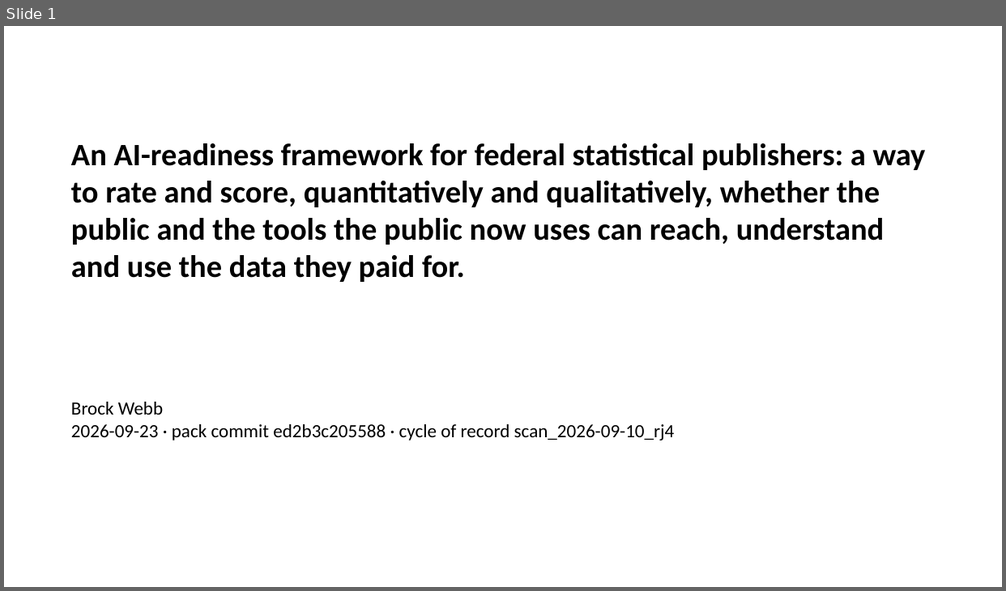
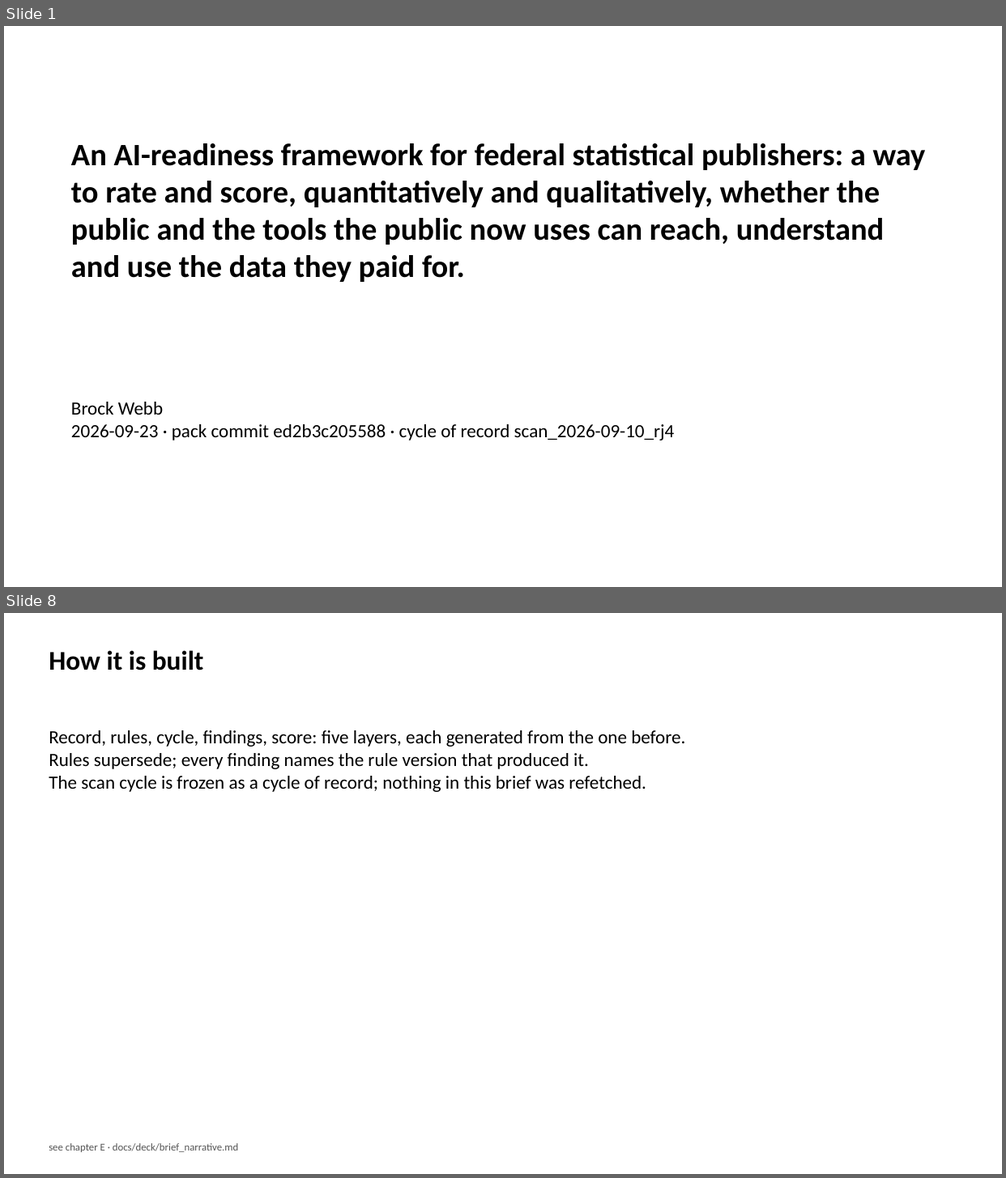
Before and after one commit to brockwebb/ai-readiness-kg, a slide deck: docs/deck/brief_deck.pptx. Shown one above the other, each under a label of ours: slide 1 before the commit, slides 1 and 8 after it; the slides between them are not shown. The pictures are 1006x591 and 1006x1178 pixels, drawn with LibreOffice and Linux fonts; fonts in the diff are those of the drawing. Boxes give left, top, right and bottom in pixels: in the first picture for what was removed or moved away, otherwise in the second. Text is boxed around its words. In the diff, an @@ line names an element or a change of style, - is before the commit and + after.

```diff
--- a/docs/deck/brief_deck.pptx
+++ b/docs/deck/brief_deck.pptx
@@ slide 8 added at (4,613,1002,1174), background #FFFFFF @@
@@ text added at (49,650,204,671), 26 pt, text #000000, bold @@
+How it is built
@@ text added at (49,730,685,792), 18 pt, text #000000 @@
+Record, rules, cycle, findings, score: five layers, each generated from the one before.
+Rules supersede; every finding names the rule version that produced it.
+The scan cycle is frozen as a cycle of record; nothing in this brief was refetched.
@@ text added at (49,1144,239,1152), 10 pt, text #555555 @@
+see chapter E · docs/deck/brief_narrative.md
```
Also in this commit, not shown: 9 other slides added, 4 other files.
